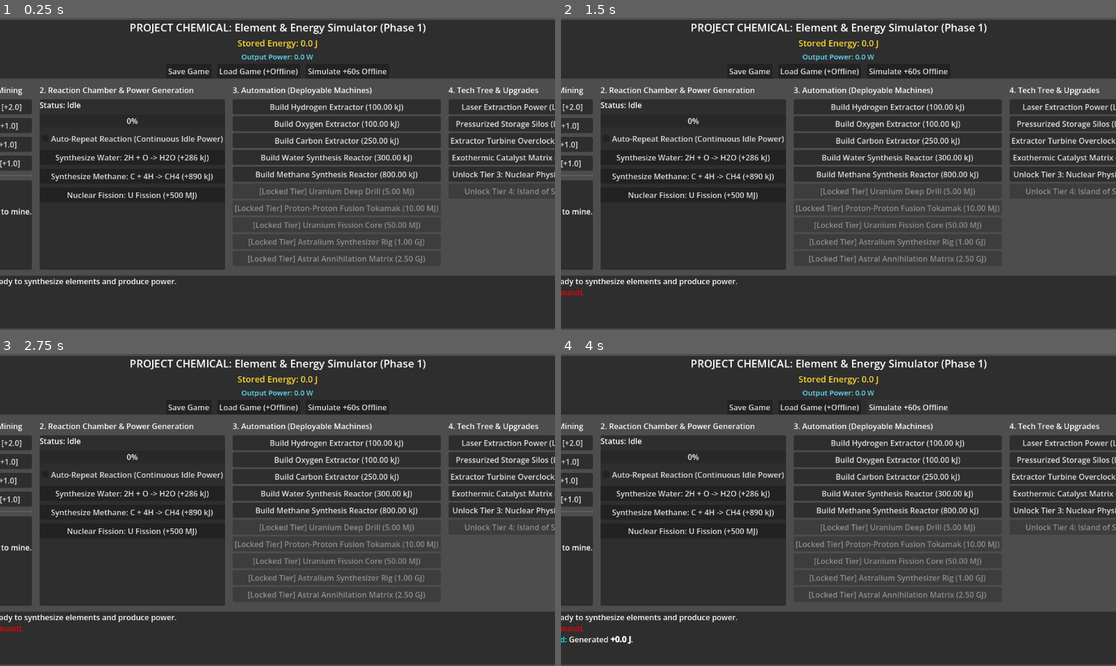
Above: before the commit, frames 1-4 (two rows, left to right).
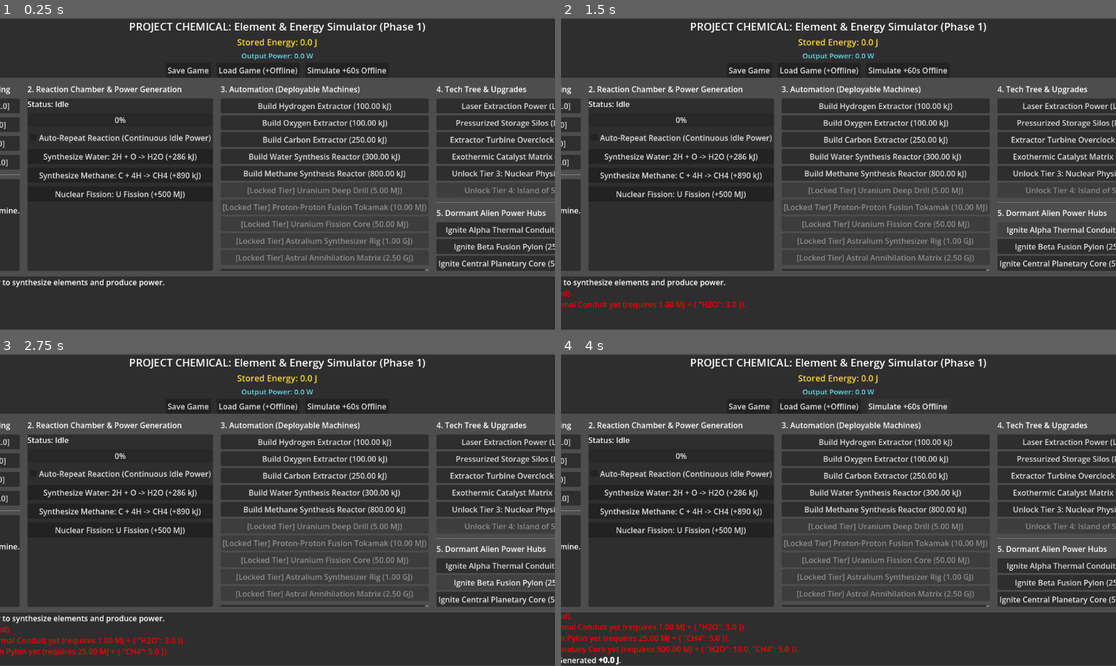
Above: after the commit, the same moments.

Repository: Aramanthy/project_chemical
Game: Godot game, scene res://src/scenes/main.tscn
The game is run twice, just before and just after one commit, with the same random seed, the same clock (stepped at 60 frames per second) and the same inputs.
Inputs (mouse positions are in pixels of both pictures, inside the frame that each line leads up to):
- Up to frame 1 (0.25 s): no input
- Up to frame 2 (1.5 s): click "Load Game (+Offline)" at 0.5 s; click (1104, 230) at 1.25 s, where only the run after the commit has a clickable "Ignite Alpha Thermal Conduit …"
- Up to frame 3 (2.75 s): click (543, 581) at 2 s, where only the run after the commit has a clickable "Ignite Beta Fusion Pylon (25.…"
- Up to frame 4 (4 s): click (1104, 600) at 2.75 s, where only the run after the commit has a clickable "Ignite Central Planetary Core…"; click "Simulate +60s Offline" at 3.5 s

The runs differ from the first frame. In frame 1, 19% of the frame differs, in the area x 0-100%, y 0-100%; in frame 2, 18%; in frame 3, 18%; in frame 4, 20%.

Commit message:
feat(planet): add PlanetGrid resource deposits and dormant alien power hubs
- PlanetGrid with 3D coordinates, rich deposits, and dormant alien hubs
- Continuous passive hub power in SimulationLoop and save persistence
- Hub ignition UI controls in main scene
- 5 unit tests in test_planet_grid.gd (54 total)

Diff:
--- a/src/core/machine.gd
+++ b/src/core/machine.gd
@@ -20,6 +20,7 @@
 var enabled: bool = true
 var power_draw_watts: float = 0.0
 var status: Status = Status.IDLE
+var world_position: Vector3 = Vector3.ZERO
 
 ## Advance this machine by `dt` seconds. Override in subclasses.
 func step(_dt: float, _state: GameState) -> void:
--- a/src/scenes/main.gd
+++ b/src/scenes/main.gd
@@ -24,9 +24,11 @@
 @onready var build_buttons: VBoxContainer = $VBoxContainer/Body/AutoCol/BuildButtons
 @onready var machine_list: RichTextLabel = $VBoxContainer/Body/AutoCol/MachinePanel/MachineList
 @onready var upgrade_buttons: VBoxContainer = $VBoxContainer/Body/TechCol/UpgradeButtons
+@onready var hub_buttons: VBoxContainer = $VBoxContainer/Body/TechCol/HubButtons
 
 var _upgrade_btn_map: Dictionary = {}  # { upgrade_id: Button }
 var _build_btn_map: Dictionary = {}    # { def_id: Button }
+var _hub_btn_map: Dictionary = {}      # { hub_id: Button }
 
 func _ready() -> void:
 	# Initialize Headless Systems
@@ -43,6 +45,8 @@
 	inventory.inventory_updated.connect(_on_inventory_updated)
 	game_state.machine_added.connect(_on_machine_added)
 	game_state.tech_tree.upgrade_purchased.connect(_on_upgrade_purchased)
+	game_state.planet.hub_activated.connect(_on_hub_activated)
+	game_state.planet.planet_awakened.connect(_on_planet_awakened)
 
 	chamber.reaction_started.connect(_on_reaction_started)
 	chamber.reaction_progress_updated.connect(_on_reaction_progress)
@@ -50,12 +54,14 @@
 
 	_create_build_buttons()
 	_create_upgrade_buttons()
+	_create_hub_buttons()
 
 	# Initial UI Refresh
 	_update_energy_ui()
 	_update_inventory_ui()
 	_update_machine_list()
 	_update_upgrade_buttons()
+	_update_hub_buttons()
 	_log("[color=yellow]System initialized.[/color] Ready to synthesize elements and produce power.")
 
 func _process(delta: float) -> void:
@@ -144,6 +150,48 @@
 			bbtn.text = "[Locked Tier] %s (%s)" % [mdef["name"], EnergySystem.format_joules(mdef["build_cost_joules"])]
 			bbtn.disabled = true
 
+func _create_hub_buttons() -> void:
+	if not hub_buttons:
+		return
+	for hub_id in PlanetGrid.HUB_DEFS.keys():
+		var button := Button.new()
+		button.pressed.connect(_on_hub_pressed.bind(hub_id))
+		hub_buttons.add_child(button)
+		_hub_btn_map[hub_id] = button
+
+func _on_hub_pressed(hub_id: String) -> void:
+	var h: Dictionary = game_state.planet.hubs.get(hub_id, {})
+	if bool(h.get("activated", false)):
+		return
+	if not game_state.planet.activate_hub(hub_id, game_state, false):
+		var req_e: String = EnergySystem.format_joules(float(h.get("required_energy", 0.0)))
+		_log("[color=red]Cannot ignite %s yet (requires %s + %s).[/color]" % [
+			h.get("name", hub_id), req_e, str(h.get("required_elements", {}))
+		])
+
+func _on_hub_activated(hub_id: String) -> void:
+	var h: Dictionary = game_state.planet.hubs.get(hub_id, {})
+	_update_hub_buttons()
+	_log("[color=aqua]Alien Hub Ignited: %s (+%s passive power)![/color]" % [
+		h.get("name", hub_id), EnergySystem.format_watts(float(h.get("passive_power_watts", 0.0)))
+	])
+
+func _on_planet_awakened() -> void:
+	_log("[color=gold][b]*** CENTRAL PLANETARY CORE IGNITED — PLANET AWAKENED! ***[/b][/color]")
+
+func _update_hub_buttons() -> void:
+	for hub_id in _hub_btn_map.keys():
+		var btn: Button = _hub_btn_map[hub_id]
+		var h: Dictionary = game_state.planet.hubs[hub_id]
+		var watts_str: String = EnergySystem.format_watts(float(h["passive_power_watts"]))
+		if bool(h.get("activated", false)):
+			btn.text = "%s [ONLINE +%s]" % [h["name"], watts_str]
+			btn.disabled = true
+		else:
+			var cost_e: String = EnergySystem.format_joules(float(h["required_energy"]))
+			btn.text = "Ignite %s (%s -> +%s)" % [h["name"], cost_e, watts_str]
+			btn.disabled = false
+
 func _on_machine_added(machine: Machine) -> void:
 	_log("[color=violet]Deployed #%d %s.[/color]" % [machine.id, machine.display_name])
 	_update_machine_list()
@@ -215,6 +263,7 @@
 	_update_inventory_ui()
 	_update_machine_list()
 	_update_upgrade_buttons()
+	_update_hub_buttons()
 	var offline: Dictionary = res.get("offline", {})
 	var elapsed: float = float(offline.get("elapsed_seconds", 0.0))
 	var gained: float = float(offline.get("energy_gained", 0.0))
--- a/src/scenes/main.tscn
+++ b/src/scenes/main.tscn
@@ -196,6 +196,18 @@
 layout_mode = 2
 theme_override_constants/separation = 4
 
+[node name="HubSeparator" type="HSeparator" parent="VBoxContainer/Body/TechCol"]
+layout_mode = 2
+
+[node name="HubHeader" type="Label" parent="VBoxContainer/Body/TechCol"]
+layout_mode = 2
+theme_override_font_sizes/font_size = 16
+text = "5. Dormant Alien Power Hubs"
+
+[node name="HubButtons" type="VBoxContainer" parent="VBoxContainer/Body/TechCol"]
+layout_mode = 2
+theme_override_constants/separation = 4
+
 [node name="Footer" type="PanelContainer" parent="VBoxContainer"]
 layout_mode = 2
 custom_minimum_size = Vector2(0, 110)
--- a/src/systems/game_state.gd
+++ b/src/systems/game_state.gd
@@ -10,6 +10,7 @@
 var energy: EnergySystem = EnergySystem.new()
 var inventory: PlayerInventory = PlayerInventory.new()
 var tech_tree: TechTree = TechTree.new()
+var planet: PlanetGrid = PlanetGrid.new()
 var machines: Array[Machine] = []
 
 var _next_machine_id: int = 1
@@ -112,3 +113,12 @@
 		if m.enabled:
 			total += m.power_draw_watts
 	return total
+
+func serialize_extra() -> Dictionary:
+	return {
+		"planet": planet.to_dict()
+	}
+
+func deserialize_extra(extra: Dictionary) -> void:
+	if extra.has("planet") and extra["planet"] is Dictionary:
+		planet.from_dict(extra["planet"])
--- /dev/null
+++ b/src/systems/planet_grid.gd
@@ -0,0 +1,245 @@
+class_name PlanetGrid
+extends RefCounted
+
+## Coordinate-based planetary surface holding resource deposits, dormant alien
+## power hubs, and the player's 3D exploration coordinates.
+
+signal player_moved(new_position: Vector3)
+signal hub_activated(hub_id: String)
+signal planet_awakened()
+
+const WORLD_HALF_EXTENT: float = 60.0
+const INTERACTION_RANGE: float = 4.5
+
+const DEPOSIT_DEFS: Array[Dictionary] = [
+	{
+		"id": "dep_h_landing",
+		"name": "Hydrogen Ice Vent",
+		"element": "H",
+		"position": Vector3(-6.0, 0.0, -5.0),
+		"richness": 1.5
+	},
+	{
+		"id": "dep_o_landing",
+		"name": "Liquid Oxygen Basin",
+		"element": "O",
+		"position": Vector3(6.0, 0.0, -5.0),
+		"richness": 1.5
+	},
+	{
+		"id": "dep_c_ridge",
+		"name": "Carbon Outcrop",
+		"element": "C",
+		"position": Vector3(0.0, 0.0, -12.0),
+		"richness": 2.0
+	},
+	{
+		"id": "dep_h_geyser",
+		"name": "Deuterium Geyser",
+		"element": "H",
+		"position": Vector3(-16.0, 0.0, 8.0),
+		"richness": 2.5
+	},
+	{
+		"id": "dep_u_crater",
+		"name": "Uranium Fissure",
+		"element": "U",
+		"position": Vector3(18.0, 0.0, -16.0),
+		"richness": 2.0
+	},
+	{
+		"id": "dep_ex_rift",
+		"name": "Astralium Anomaly Rift",
+		"element": "EX_119",
+		"position": Vector3(0.0, 0.0, -34.0),
+		"richness": 3.0
+	}
+]
+
+const HUB_DEFS: Dictionary = {
+	"hub_alpha": {
+		"id": "hub_alpha",
+		"name": "Alpha Thermal Conduit",
+		"position": Vector3(-12.0, 0.0, -12.0),
+		"required_energy": 1000000.0,
+		"required_elements": { "H2O": 3.0 },
+		"passive_power_watts": 50000.0,
+		"is_core": false
+	},
+	"hub_beta": {
+		"id": "hub_beta",
+		"name": "Beta Fusion Pylon",
+		"position": Vector3(14.0, 0.0, 10.0),
+		"required_energy": 25000000.0,
+		"required_elements": { "CH4": 5.0 },
+		"passive_power_watts": 1000000.0,
+		"is_core": false
+	},
+	"planetary_core": {
+		"id": "planetary_core",
+		"name": "Central Planetary Core",
+		"position": Vector3(0.0, 0.0, -24.0),
+		"required_energy": 500000000.0,
+		"required_elements": { "H2O": 10.0, "CH4": 5.0 },
+		"passive_power_watts": 100000000.0,
+		"is_core": true
+	}
+}
+
+var player_position: Vector3 = Vector3.ZERO
+var deposits: Array[Dictionary] = []
+var hubs: Dictionary = {}  # { hub_id: Dictionary (copy of HUB_DEFS entry + "activated": bool) }
+var is_planet_awakened: bool = false
+
+func _init() -> void:
+	reset()
+
+func reset() -> void:
+	player_position = Vector3.ZERO
+	is_planet_awakened = false
+	deposits.clear()
+	for d in DEPOSIT_DEFS:
+		deposits.append(d.duplicate(true))
+	hubs.clear()
+	for hub_id in HUB_DEFS.keys():
+		var h: Dictionary = HUB_DEFS[hub_id].duplicate(true)
+		h["activated"] = false
+		hubs[hub_id] = h
+
+func set_player_position(pos: Vector3) -> void:
+	player_position = Vector3(
+		clamp(pos.x, -WORLD_HALF_EXTENT, WORLD_HALF_EXTENT),
+		0.0,
+		clamp(pos.z, -WORLD_HALF_EXTENT, WORLD_HALF_EXTENT)
+	)
+	player_moved.emit(player_position)
+
+func move_player(delta_pos: Vector3) -> void:
+	set_player_position(player_position + delta_pos)
+
+## Returns the closest deposit within `max_range` of `pos`, or an empty Dictionary if none.
+func get_nearest_deposit(pos: Vector3, max_range: float = INTERACTION_RANGE) -> Dictionary:
+	var best: Dictionary = {}
+	var best_dist: float = max_range
+	for d in deposits:
+		var d_pos: Vector3 = d["position"]
+		var dist: float = Vector2(pos.x - d_pos.x, pos.z - d_pos.z).length()
+		if dist <= best_dist:
+			best_dist = dist
+			best = d
+	return best
+
+## Returns the closest dormant or active hub within `max_range` of `pos`, or empty Dictionary.
+func get_nearest_hub(pos: Vector3, max_range: float = INTERACTION_RANGE) -> Dictionary:
+	var best: Dictionary = {}
+	var best_dist: float = max_range
+	for hub_id in hubs.keys():
+		var h: Dictionary = hubs[hub_id]
+		var h_pos: Vector3 = h["position"]
+		var dist: float = Vector2(pos.x - h_pos.x, pos.z - h_pos.z).length()
+		if dist <= best_dist:
+			best_dist = dist
+			best = h
+	return best
+
+## Mines the nearest deposit within `max_range` of `player_position`, scaling by richness and tech.
+func mine_nearest_deposit(state: GameState, base_amount: float = 2.0, max_range: float = INTERACTION_RANGE) -> Dictionary:
+	var dep: Dictionary = get_nearest_deposit(player_position, max_range)
+	if dep.is_empty():
+		return { "ok": false, "reason": "no_deposit_in_range" }
+	var elem_id: String = str(dep["element"])
+	if not state.is_element_unlocked(elem_id):
+		return { "ok": false, "reason": "tier_locked", "element": elem_id, "deposit": dep["name"] }
+	var richness: float = float(dep.get("richness", 1.0))
+	var raw_yield: float = base_amount * richness * state.tech_tree.get_mining_multiplier()
+	var added: float = state.inventory.add_element(elem_id, raw_yield)
+	return {
+		"ok": true,
+		"deposit_id": dep["id"],
+		"deposit_name": dep["name"],
+		"element": elem_id,
+		"added": added
+	}
+
+func is_hub_activated(hub_id: String) -> bool:
+	if not hubs.has(hub_id):
+		return false
+	return bool(hubs[hub_id].get("activated", false))
+
+func can_activate_hub(hub_id: String, state: GameState, check_range: bool = false) -> bool:
+	if not hubs.has(hub_id):
+		return false
+	var h: Dictionary = hubs[hub_id]
+	if bool(h.get("activated", false)):
+		return false
+	if check_range:
+		var h_pos: Vector3 = h["position"]
+		var dist: float = Vector2(player_position.x - h_pos.x, player_position.z - h_pos.z).length()
+		if dist > INTERACTION_RANGE:
+			return false
+	var req_energy: float = float(h.get("required_energy", 0.0))
+	var req_elems: Dictionary = h.get("required_elements", {})
+	return state.energy.has_energy(req_energy) and state.inventory.has_elements(req_elems)
+
+func activate_hub(hub_id: String, state: GameState, check_range: bool = false) -> bool:
+	if not can_activate_hub(hub_id, state, check_range):
+		return false
+	var h: Dictionary = hubs[hub_id]
+	var req_energy: float = float(h.get("required_energy", 0.0))
+	var req_elems: Dictionary = h.get("required_elements", {})
+	if not state.energy.consume_energy(req_energy):
+		return false
+	for elem_id in req_elems.keys():
+		state.inventory.consume_element(elem_id, float(req_elems[elem_id]))
+	h["activated"] = true
+	hub_activated.emit(hub_id)
+	if bool(h.get("is_core", false)) and not is_planet_awakened:
+		is_planet_awakened = true
+		planet_awakened.emit()
+	return true
+
+## Total continuous passive power (Watts) generated by all activated alien hubs.
+func get_total_hub_power_watts() -> float:
+	var total: float = 0.0
+	for h in hubs.values():
+		if bool(h.get("activated", false)):
+			total += float(h.get("passive_power_watts", 0.0))
+	return total
+
+func step(dt: float, state: GameState) -> void:
+	var watts: float = get_total_hub_power_watts()
+	if watts > 0.0:
+		state.energy.add_energy(watts * dt)
+
+func to_dict() -> Dictionary:
+	var activated_ids: Array[String] = []
+	for hub_id in hubs.keys():
+		if bool(hubs[hub_id].get("activated", false)):
+			activated_ids.append(str(hub_id))
+	return {
+		"player_position": {
+			"x": player_position.x,
+			"y": player_position.y,
+			"z": player_position.z
+		},
+		"activated_hubs": activated_ids,
+		"is_planet_awakened": is_planet_awakened
+	}
+
+func from_dict(data: Dictionary) -> void:
+	reset()
+	var pos_dict: Dictionary = data.get("player_position", {})
+	set_player_position(Vector3(
+		float(pos_dict.get("x", 0.0)),
+		float(pos_dict.get("y", 0.0)),
+		float(pos_dict.get("z", 0.0))
+	))
+	var act_list: Array = data.get("activated_hubs", [])
+	for raw_id in act_list:
+		var hub_id: String = str(raw_id)
+		if hubs.has(hub_id):
+			hubs[hub_id]["activated"] = true
+			if bool(hubs[hub_id].get("is_core", false)):
+				is_planet_awakened = true
+	if bool(data.get("is_planet_awakened", false)):
+		is_planet_awakened = true
--- a/src/systems/save_system.gd
+++ b/src/systems/save_system.gd
@@ -17,7 +17,8 @@
 		var m_dict: Dictionary = {
 			"id": m.id,
 			"def_id": m.def_id,
-			"enabled": m.enabled
+			"enabled": m.enabled,
+			"pos": { "x": m.world_position.x, "y": m.world_position.y, "z": m.world_position.z }
 		}
 		if m is ReactorMachine:
 			var rm := m as ReactorMachine
@@ -90,6 +91,9 @@
 		if machine == null:
 			continue
 		machine.enabled = bool(m_dict.get("enabled", true))
+		if m_dict.has("pos") and m_dict["pos"] is Dictionary:
+			var p: Dictionary = m_dict["pos"]
+			machine.world_position = Vector3(float(p.get("x", 0.0)), float(p.get("y", 0.0)), float(p.get("z", 0.0)))
 		state.add_machine(machine)
 		if m_dict.has("id"):
 			machine.id = int(m_dict["id"])
--- a/src/systems/simulation_loop.gd
+++ b/src/systems/simulation_loop.gd
@@ -32,6 +32,7 @@
 
 ## Runs a single simulation step with an explicit delta `dt` (used by fixed-step and offline replay).
 func step_dt(dt: float) -> void:
+	state.planet.step(dt, state)
 	for machine in state.machines:
 		machine.step(dt, state)
 	state.energy.update_tick(dt)
--- /dev/null
+++ b/src/tests/test_planet_grid.gd
@@ -0,0 +1,82 @@
+extends TestCase
+
+var state: GameState
+var sim: SimulationLoop
+
+func before_each() -> void:
+	state = GameState.new()
+	sim = SimulationLoop.new(state)
+
+func test_player_movement_clamped_to_world_bounds() -> void:
+	state.planet.set_player_position(Vector3(999.0, 15.0, -999.0))
+	assert_almost_eq(state.planet.player_position.x, PlanetGrid.WORLD_HALF_EXTENT)
+	assert_almost_eq(state.planet.player_position.y, 0.0)
+	assert_almost_eq(state.planet.player_position.z, -PlanetGrid.WORLD_HALF_EXTENT)
+
+func test_mine_nearest_deposit_uses_richness_and_tech_multiplier() -> void:
+	# Move out of range of any deposit -> fails
+	state.planet.set_player_position(Vector3(50.0, 0.0, 50.0))
+	var miss: Dictionary = state.planet.mine_nearest_deposit(state, 2.0)
+	assert_false(miss.get("ok", true))
+
+	# Move next to dep_h_landing at (-6, 0, -5), richness 1.5
+	state.planet.set_player_position(Vector3(-6.0, 0.0, -5.0))
+	var hit: Dictionary = state.planet.mine_nearest_deposit(state, 2.0)
+	assert_true(hit.get("ok", false))
+	assert_eq(str(hit["element"]), "H")
+	assert_almost_eq(float(hit["added"]), 3.0, 0.001, "2.0 base * 1.5 richness = 3.0")
+
+	# Upgrade mining_laser -> 1.5x multiplier -> 4.5 H
+	state.energy.add_energy(100000.0)
+	assert_true(state.purchase_upgrade("mining_laser"))
+	var hit2: Dictionary = state.planet.mine_nearest_deposit(state, 2.0)
+	assert_almost_eq(float(hit2["added"]), 4.5, 0.001)
+
+func test_tier_locked_deposit_requires_tech_unlock() -> void:
+	# Move to Uranium Fissure at (18, 0, -16)
+	state.planet.set_player_position(Vector3(18.0, 0.0, -16.0))
+	var locked: Dictionary = state.planet.mine_nearest_deposit(state, 2.0)
+	assert_false(locked.get("ok", true))
+	assert_eq(str(locked.get("reason", "")), "tier_locked")
+
+	state.energy.add_energy(5000000.0)
+	assert_true(state.purchase_upgrade("unlock_tier_3_nuclear"))
+	var unlocked: Dictionary = state.planet.mine_nearest_deposit(state, 2.0)
+	assert_true(unlocked.get("ok", false))
+	assert_eq(str(unlocked["element"]), "U")
+
+func test_dormant_hub_activation_and_passive_power_generation() -> void:
+	# hub_alpha requires 1 MJ + 3 H2O, generates 50 kW
+	assert_false(state.planet.activate_hub("hub_alpha", state))
+	state.energy.add_energy(1500000.0)
+	state.inventory.add_element("H2O", 3.0)
+
+	# Range check when player is far away fails
+	state.planet.set_player_position(Vector3.ZERO)
+	assert_false(state.planet.activate_hub("hub_alpha", state, true))
+
+	# Move within range of hub_alpha (-12, 0, -12) and activate
+	state.planet.set_player_position(Vector3(-12.0, 0.0, -12.0))
+	assert_true(state.planet.activate_hub("hub_alpha", state, true))
+	assert_true(state.planet.is_hub_activated("hub_alpha"))
+	assert_almost_eq(state.energy.current_energy_joules, 500000.0)
+	assert_almost_eq(state.inventory.get_amount("H2O"), 0.0)
+
+	# Simulating 2.0s produces 2 * 50,000 = 100,000 J from the hub
+	sim.advance(2.0)
+	assert_almost_eq(state.energy.current_energy_joules, 600000.0, 0.1)
+
+func test_planetary_core_awakens_planet_and_persists_in_save() -> void:
+	state.energy.add_energy(600000000.0)
+	state.inventory.add_element("H2O", 10.0)
+	state.inventory.add_element("CH4", 5.0)
+	state.planet.set_player_position(Vector3(0.0, 0.0, -24.0))
+	assert_true(state.planet.activate_hub("planetary_core", state, true))
+	assert_true(state.planet.is_planet_awakened)
+
+	var saved: Dictionary = SaveSystem.to_dict(state, 2000)
+	var restored := GameState.new()
+	assert_true(SaveSystem.from_dict(saved, restored))
+	assert_true(restored.planet.is_planet_awakened)
+	assert_true(restored.planet.is_hub_activated("planetary_core"))
+	assert_almost_eq(restored.planet.player_position.z, -24.0)
Not shown, added: src/systems/planet_grid.gd.uid
Not shown, added: src/tests/test_planet_grid.gd.uid
Not shown, changed: CHANGELOG.md
Not shown, changed: GAME_DESIGN.md
